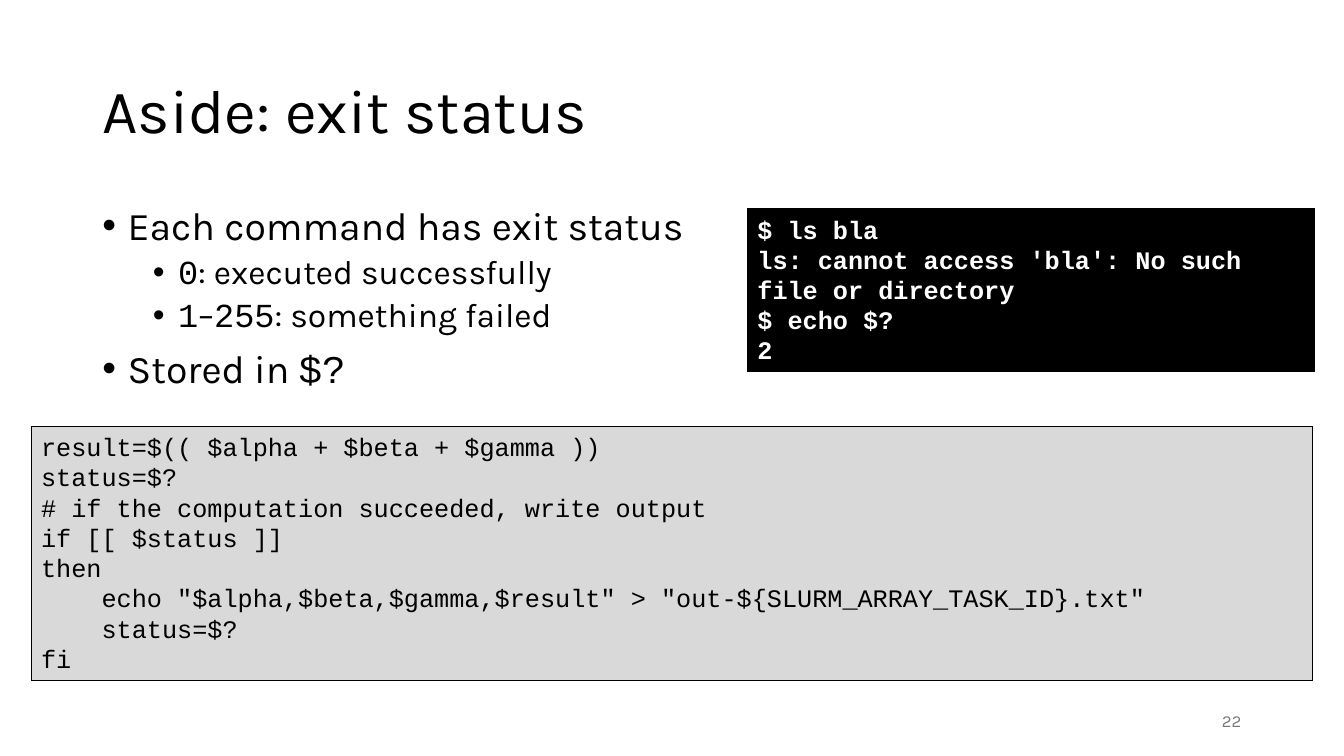
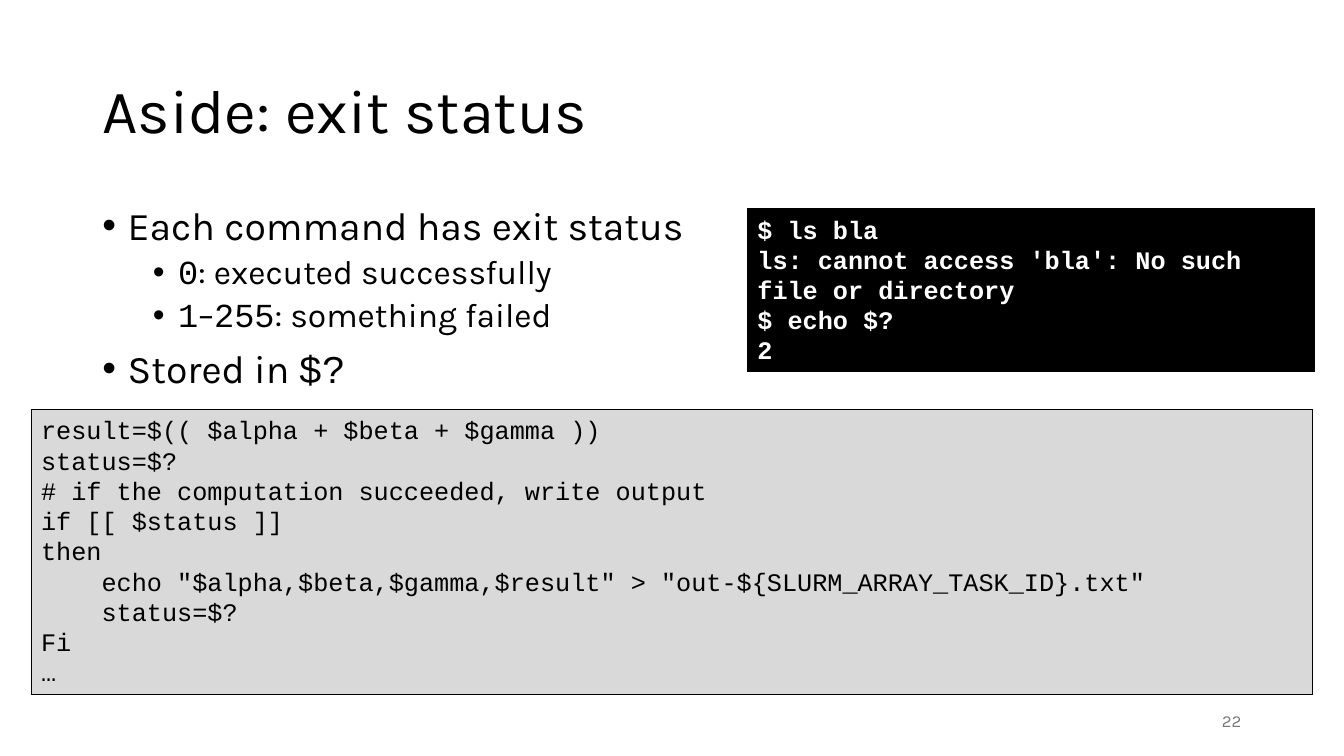
Before and after one commit to gjbex/Workflows-for-HPC, a slide deck: slide 22 of workflow_for_HPC.pptx. Drawn at 1344x756 pixels with LibreOffice and Linux fonts; fonts in the diff are those of the drawing. Boxes give left, top, right and bottom in pixels: in the first picture for what was removed or moved away, otherwise in the second. Text is boxed around its words. In the diff, an @@ line names an element or a change of style, - is before the commit and + after.

```diff
--- a/workflow_for_HPC.pptx
+++ b/workflow_for_HPC.pptx
@@ rectangle "result=$(( $alpha + $beta + ..." resized from (x1=31, y1=426, x2=1314, y2=681) to (x1=31, y1=409, x2=1314, y2=695) @@
@@ text in rectangle at (x1=41, y1=633, x2=71, y2=651): text changed @@
-fi
+Fi
+…
```
Also in this commit, not shown: 1 slide added.
